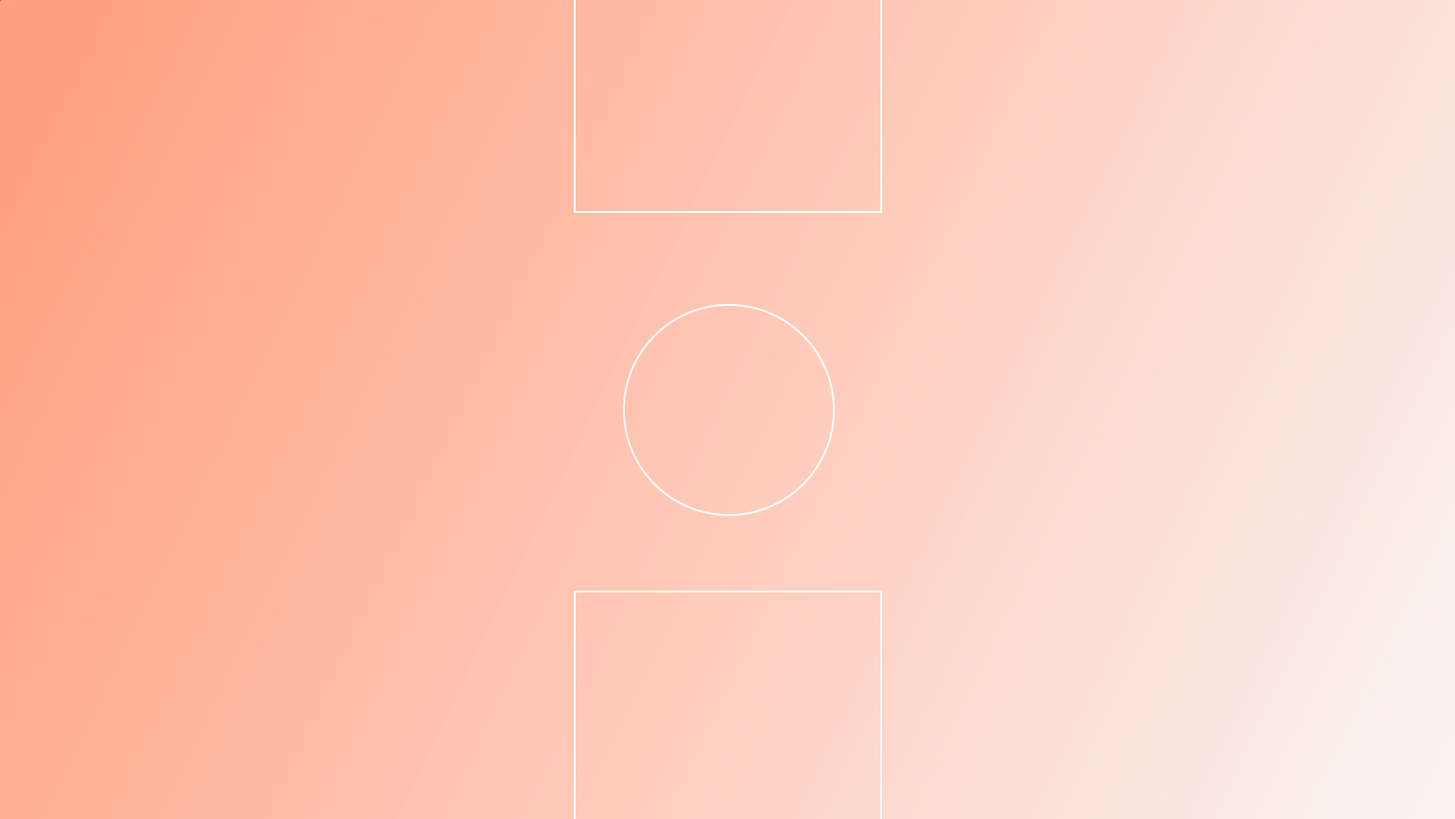
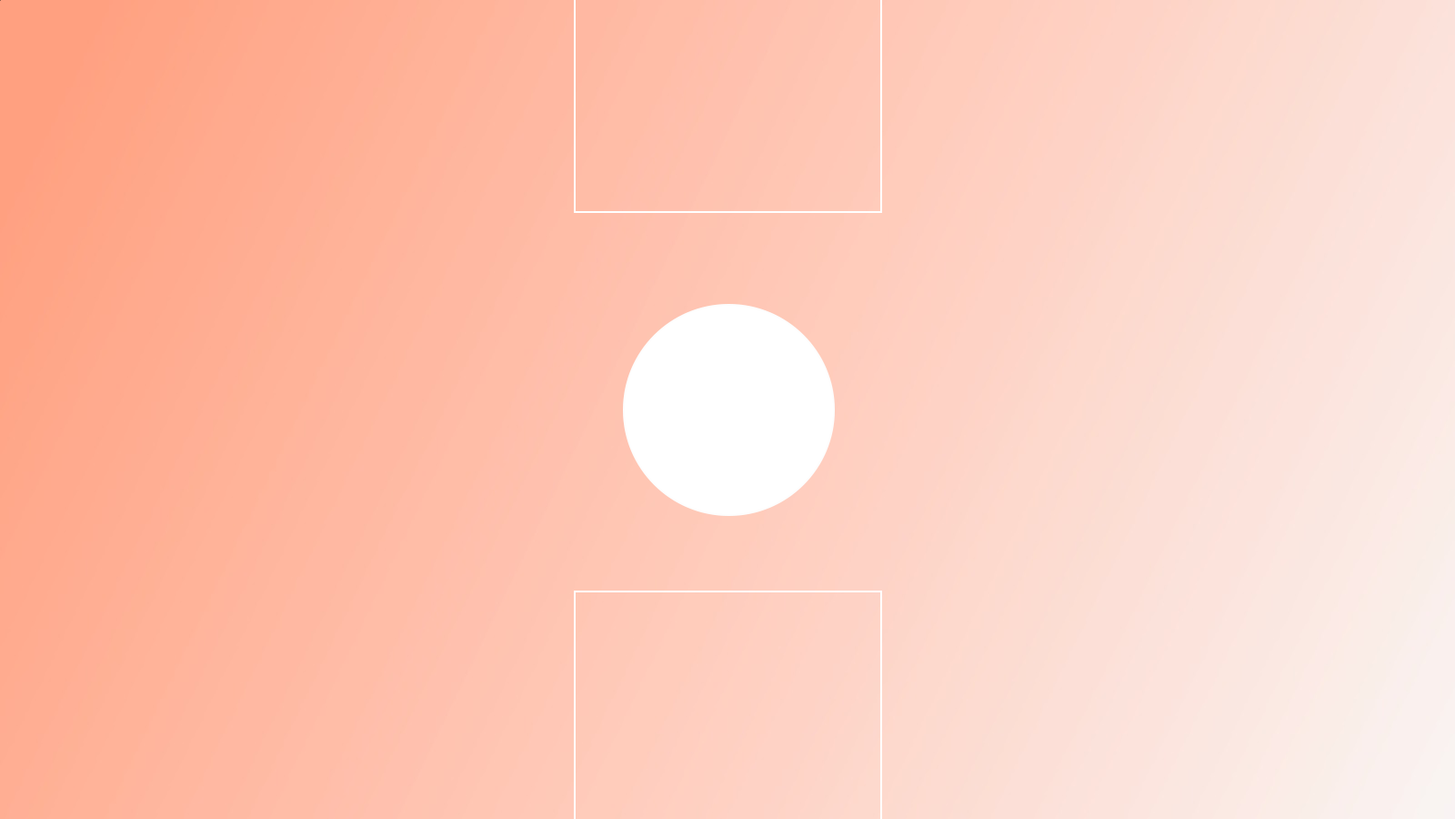
Before/after of a 1455px x 819px layered artwork. What changed in the layer stack:
painted on "Elipse 1" over (624, 305, 834, 514)
